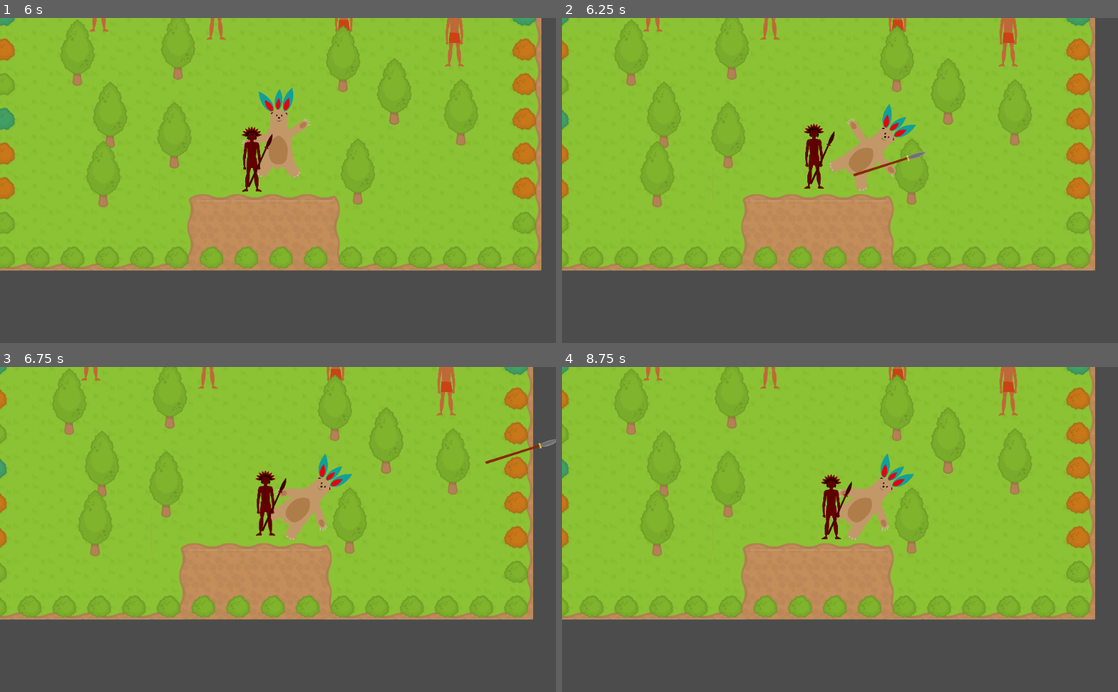
Above: before the commit, frames 1-4 (two rows, left to right).
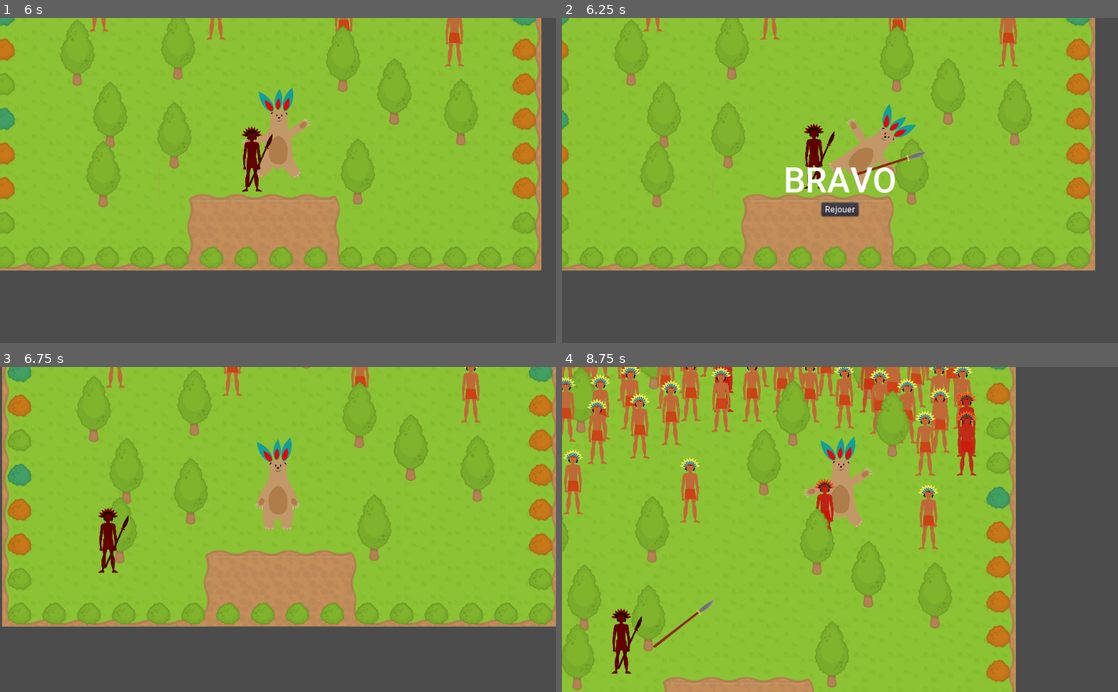
Above: after the commit, the same moments.

Repository: lendroit/welcome_thomas
Game: Godot game, scene res://World.tscn
Two runs of this game, one before a commit and one after it. Both use one fixed random seed, a clock stepped at 60 frames per second and the inputs below.
Inputs (mouse positions are in pixels of both pictures, inside the frame that each line leads up to):
- Up to frame 1 (6 s): tap Enter (ui_accept) at 0.5, 0.77, 1.52, 3.02, 3.77, 4.52 s; hold Right (ui_right) 0.53-1.28 s; hold Down (ui_down) 1.28-2.03 s; hold Right (ui_right) 2.03-2.78 s; hold Up (ui_up) 2.78-3.53 s; hold Left (ui_left) 3.53-5.03 s; hold Down (ui_down) 5.03-5.78 s; hold Right (ui_right) from 5.78 s (still down)
- Up to frame 2 (6.25 s): keep holding Right (ui_right); tap Enter (ui_accept) at 6.02 s
- Up to frame 3 (6.75 s): release Right (ui_right) at 6.5 s; click (278, 558) at 6.5 s, where only the run after the commit has a clickable "Rejouer"
- Up to frame 4 (8.75 s): hold Up (ui_up) 7.28-8.03 s; tap Enter (ui_accept) at 7.52, 8.27 s; hold Right (ui_right) from 8.03 s (still down)

Frame 1 is identical in both runs. In frame 2, 1.1% of the frame differs, in the area x 40-60%, y 45-62%; in frame 3, 22%; in frame 4, 53%, in the area x 0-96%, y 0-100%.

Commit message:
feature: Display endofgame label when player died

Diff:
--- a/Gui/Gui.tscn
+++ b/Gui/Gui.tscn
@@ -11,7 +11,7 @@
 
 [node name="Gui" type="CanvasLayer"]
 
-[node name="PlayerWonLabel" type="Label" parent="."]
+[node name="EndOfGameLabel" type="Label" parent="."]
 visible = false
 anchor_right = 1.0
 anchor_bottom = 1.0
@@ -24,7 +24,7 @@
 "_edit_use_anchors_": false
 }
 
-[node name="Button" type="Button" parent="PlayerWonLabel"]
+[node name="Button" type="Button" parent="EndOfGameLabel"]
 anchor_left = 0.5
 anchor_top = 0.5
 anchor_right = 0.5
--- a/Player/Player.gd
+++ b/Player/Player.gd
@@ -14,6 +14,7 @@
 onready var animation_player = $AnimationPlayer
 
 signal player_won
+signal player_died
 
 func _pick_item(item: Node2D):
 	item_held = item
@@ -35,6 +36,7 @@
 func _die():
 	is_dead = true
 	self.rotation = PI/4
+	emit_signal("player_won")
 
 func _input(event):
 	if is_dead:
--- a/World.gd
+++ b/World.gd
@@ -3,8 +3,8 @@
 onready var player = $Elements/Player
 onready var mayans = $Elements/Mayans
 onready var dropOffrandeArea = $DropOffrandeArea
-onready var playerWonLabel = $Gui/PlayerWonLabel
-onready var replayButton = $Gui/PlayerWonLabel/Button
+onready var endOfGameLabel = $Gui/EndOfGameLabel
+onready var replayButton = $Gui/EndOfGameLabel/Button
 
 var number_of_angry_mayans = 0
 var number_of_guards = 0
@@ -28,6 +28,7 @@
 func _ready():
 	dropOffrandeArea.connect('body_entered', self, "_body_entered_drop_zone")
 	player.connect('player_won', self, "_player_won")
+	player.connect('player_died', self, "_player_died")
 	replayButton.connect("pressed", self, "_restart_game")
 	for child in mayans.get_children():
 		var maya = child as GenericMayan
@@ -42,7 +43,12 @@
 		player.has_entered_drop_area()
 
 func _player_won():
-	playerWonLabel.visible = true
+	endOfGameLabel.text = 'BRAVO'
+	endOfGameLabel.visible = true
+
+func _player_died():
+	endOfGameLabel.text = 'OHH !'
+	endOfGameLabel.visible = true
 
 func _restart_game():
 	get_tree().reload_current_scene()
